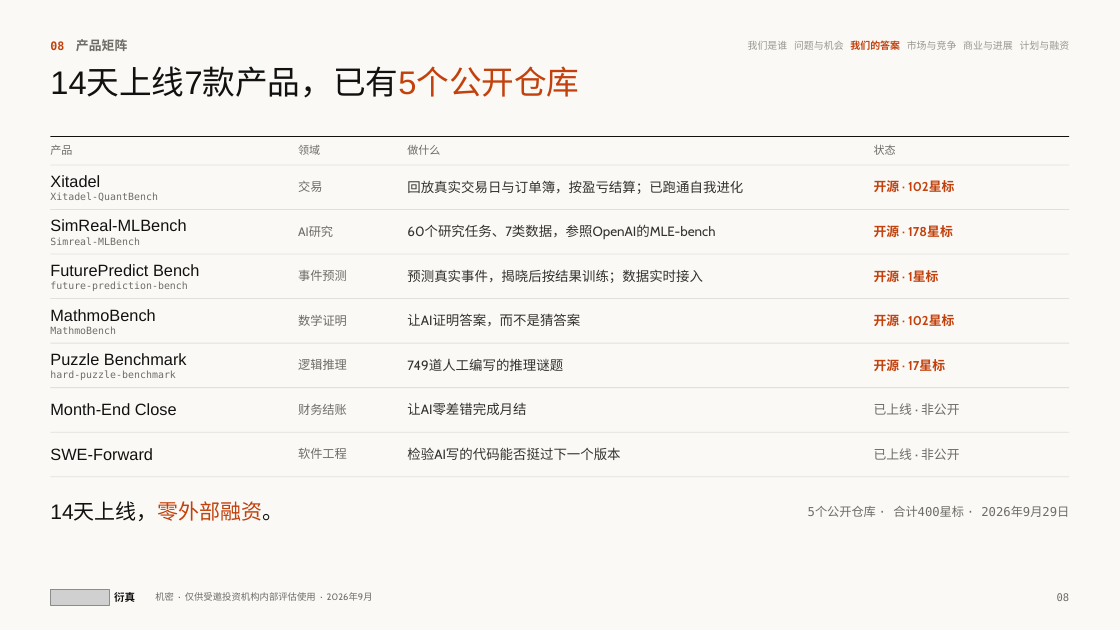
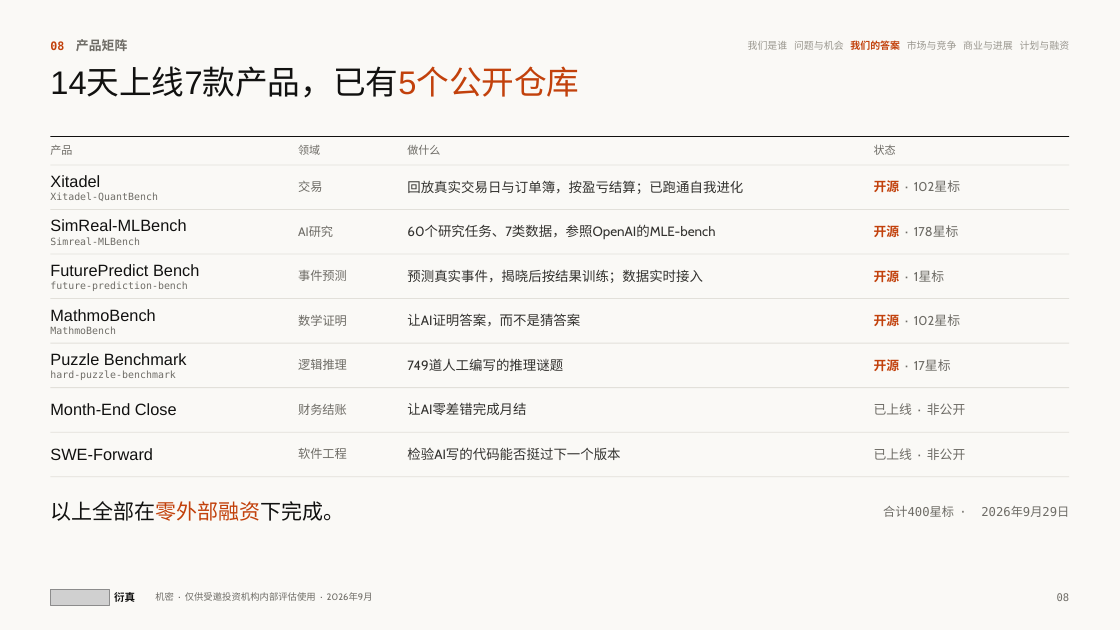
Before and after one commit to wangchen0802/Delta1, a slide deck: slide 8 of SimReal-BP-v26.pptx. Drawn at 1120x630 pixels with LibreOffice and Linux fonts; fonts in the diff are those of the drawing; grey boxes stand for pictures. Boxes give left, top, right and bottom in pixels: in the first picture for what was removed or moved away, otherwise in the second. Text is boxed around its words. In the diff, an @@ line names an element or a change of style, - is before the commit and + after.

```diff
--- a/SimReal-BP-v26.pptx
+++ b/SimReal-BP-v26.pptx
@@ text "开源 · 102星标" at [874,180,960,192]: text colour #C2410C to #6E6C66, bold off in "· 102星标" @@
@@ text "开源 · 178星标" at [874,225,959,237]: text colour #C2410C to #6E6C66, bold off in "· 178星标" @@
@@ text "开源 · 1星标" at [874,270,944,282]: text colour #C2410C to #6E6C66, bold off in "· 1星标" @@
@@ text "开源 · 102星标" at [874,314,960,326]: text colour #C2410C to #6E6C66, bold off in "· 102星标" @@
@@ text "开源 · 17星标" at [874,359,951,371]: text colour #C2410C to #6E6C66, bold off in "· 17星标" @@
@@ text "已上线 · 非公开" rewrapped from [874,403,960,415] to [874,403,966,415] @@
@@ text "已上线 · 非公开" rewrapped from [874,448,960,460] to [874,448,966,460] @@
@@ text at [50,501,344,521]: text changed @@
-14天上线，零外部融资。
+以上全部在零外部融资下完成。
@@ text at [883,506,1069,517]: text changed @@
-5个公开仓库 · 合计400星标 · 2026年9月29日
+合计400星标 · 2026年9月29日
```
Also in this commit, not shown: 15 other slides changed, 3 other files.
